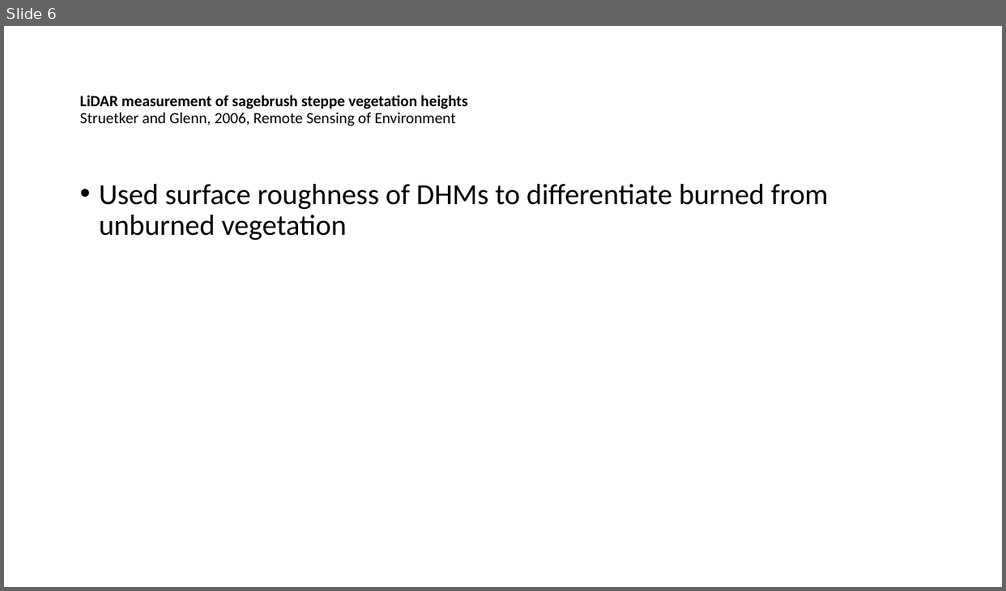
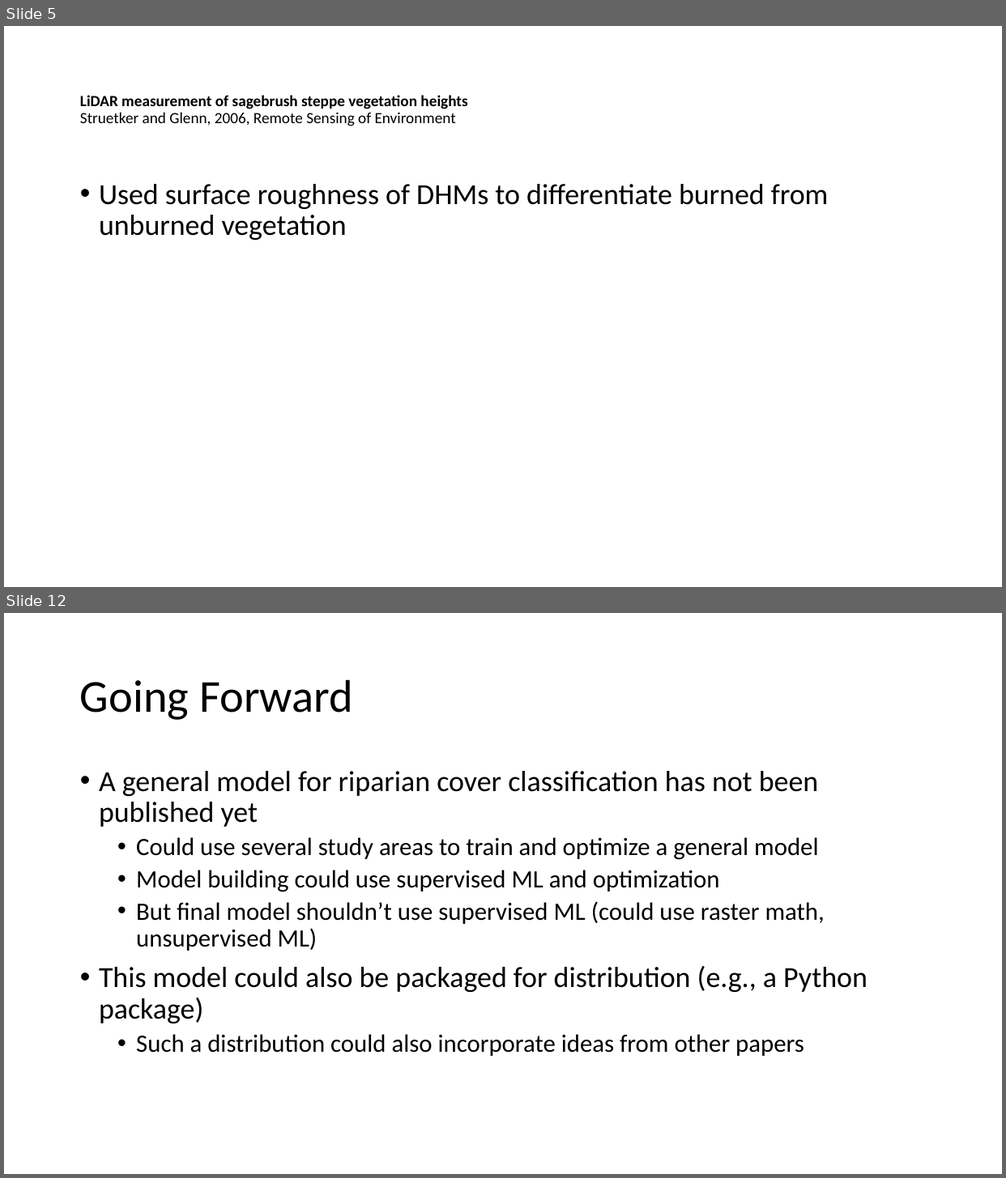
Before and after one commit to rsjones94/mtsu-geoscience-tools, a slide deck: writing/veglidar_litreview.pptx. Shown one above the other, each under a label of ours: slide 6 before the commit, slides 5 and 12 after it; the slides between them are not shown. The pictures are 1006x591 and 1006x1178 pixels, drawn with LibreOffice and Linux fonts; fonts in the diff are those of the drawing. Boxes give left, top, right and bottom in pixels: in the first picture for what was removed or moved away, otherwise in the second. Text is boxed around its words. In the diff, an @@ line names an element or a change of style, - is before the commit and + after.

```diff
--- a/writing/veglidar_litreview.pptx
+++ b/writing/veglidar_litreview.pptx
@@ slide 12 added at <box>4,613,1002,1174</box>, background #FFFFFF @@
@@ title added at <box>80,679,353,720</box>, 44 pt, text #000000 @@
+Going Forward
@@ text added at <box>99,771,867,1056</box>, 24 pt, text #000000 @@
+• A general model for riparian cover classification has not been published yet
+  • Could use several study areas to train and optimize a general model
+  • Model building could use supervised ML and optimization
+  • But final model shouldn’t use supervised ML (could use raster math, unsupervised ML)
+• This model could also be packaged for distribution (e.g., a Python package)
+  • Such a distribution could also incorporate ideas from other papers
@@ what was slide 6 is now slide 5 @@
```
Also in this commit, not shown: 2 slides changed, 5 other slides added, 1 slide removed.
